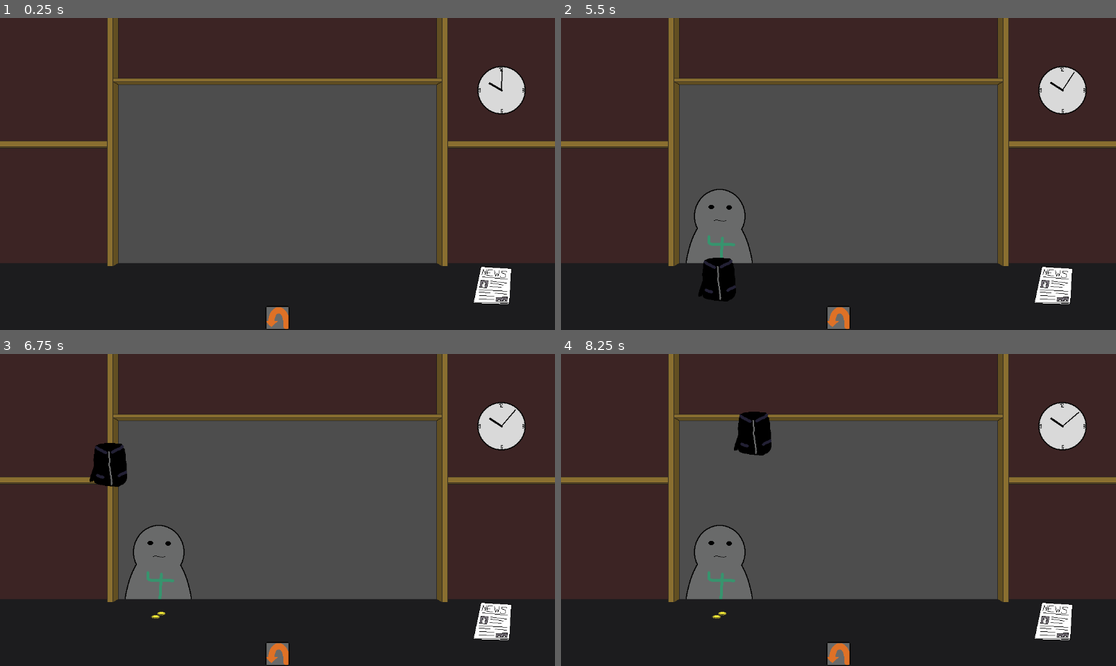
Above: before the commit, frames 1-4 (two rows, left to right).
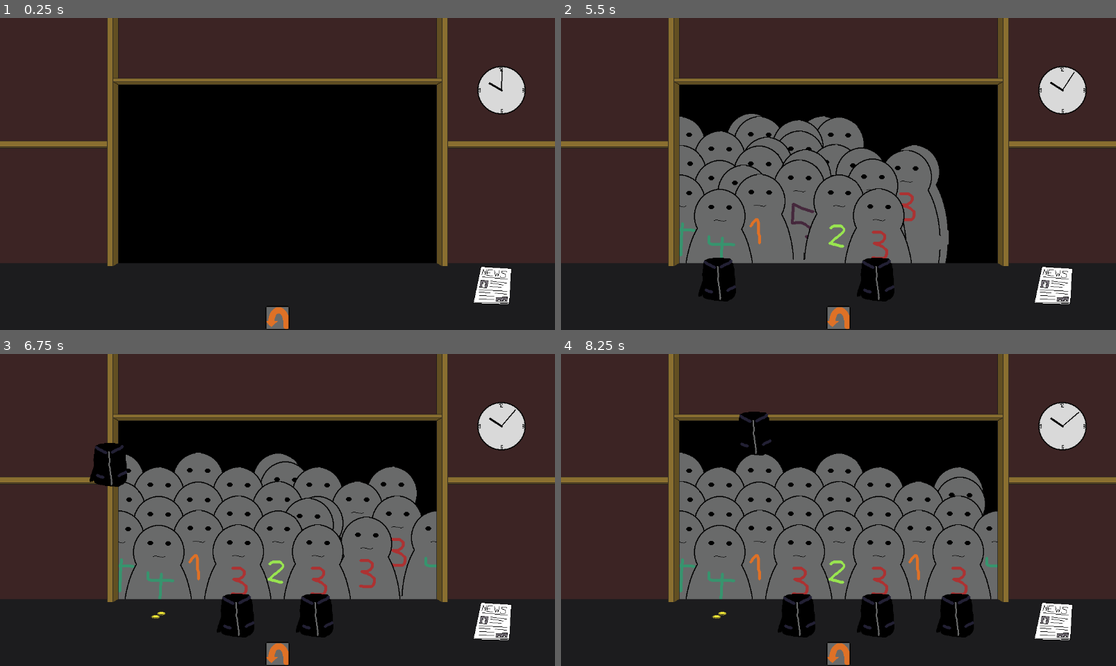
Above: after the commit, the same moments.

Repository: Reicher/cloakroom
Game: Godot game, scene res://scenes/game.tscn
The game is run twice, just before and just after one commit, with the same random seed, the same clock (stepped at 60 frames per second) and the same inputs.
Inputs (mouse positions are in pixels of both pictures, inside the frame that each line leads up to):
- Up to frame 1 (0.25 s): no input
- Up to frame 2 (5.5 s): click (838, 317) at 0.5 s; click (838, 317) at 1.25 s; click (838, 317) at 2 s; tap Enter at 2.75, 4.25 s; move the mouse to (683, 108) at 2.77 s; click (683, 108) at 2.92 s; tap Space at 3.5 s; move the mouse to (1049, 283) at 3.52 s; click (1049, 283) at 3.67 s; move the mouse to (683, 108) at 4.27 s; click (683, 108) at 4.42 s; move the mouse to (721, 276) at 5.02 s; click (721, 276) at 5.17 s
- Up to frame 3 (6.75 s): move the mouse to (160, 612) at 5.77 s; click (160, 612) at 5.92 s; move the mouse to (111, 463) at 6.52 s; click (111, 463) at 6.67 s
- Up to frame 4 (8.25 s): move the mouse to (866, 510) at 7.27 s; click (866, 510) at 7.42 s; move the mouse to (755, 432) at 8.02 s; click (755, 432) at 8.17 s

The runs differ from the first frame. In frame 1, 33% of the frame differs, in the area x 21-79%, y 21-79%; in frame 2, 31%; in frame 3, 31%; in frame 4, 31%.
Error after the commit: Invalid operands 'float' and 'String' in operator '+'. (res://scripts/queue.gd:40)

Commit message:
trying to make the queue look better

Diff:
--- a/scenes/counterView.tscn
+++ b/scenes/counterView.tscn
@@ -26,6 +26,15 @@
 offset_right = 906.0
 offset_bottom = 510.0
 
+[node name="ColorRect" type="ColorRect" parent="Queue/Window"]
+layout_mode = 1
+anchors_preset = 15
+anchor_right = 1.0
+anchor_bottom = 1.0
+grow_horizontal = 2
+grow_vertical = 2
+color = Color(0, 0, 0, 1)
+
 [node name="Booth" type="Sprite2D" parent="."]
 texture = ExtResource("2_jguwd")
 centered = false
--- a/scripts/game.gd
+++ b/scripts/game.gd
@@ -8,7 +8,7 @@
 var guestScene = preload("res://scenes/guest.tscn")
 
 # Club Night Settings
-var total_guests = 1  # Total number of guests
+var total_guests = 25  # Total number of guests
 var night_duration = 10  # Duration of the night in seconds
 var elapsed_time = 0
 
--- a/scripts/queue.gd
+++ b/scripts/queue.gd
@@ -32,6 +32,21 @@
 				"position": row_start + Vector2(column_index * spot_spacing, 0)
 			})
 		rows.append(row)
+
+# Updates the modulate property of the guest based on its Y position
+func _update_guest_modulate(guest: Node2D) -> void:
+	var max_y = $Window.position.y + $Window.size.y
+	var min_y = $Window.position.y
+	print(min_y + " " + max_y)
+	var fade_factor = clamp((guest.position.y - min_y) / (max_y - min_y), 0.0, 1.0)
+	guest.modulate = Color(fade_factor, fade_factor, fade_factor, 1.0) # Fade to black
+
+
+func _process(delta: float) -> void:
+	for row in rows:
+		for spot in row:
+			if spot["guest"]:
+				_update_guest_modulate(spot["guest"])
 
 # Adds a guest to the first available spot
 func handle_guest(guest: Node2D) -> void:
